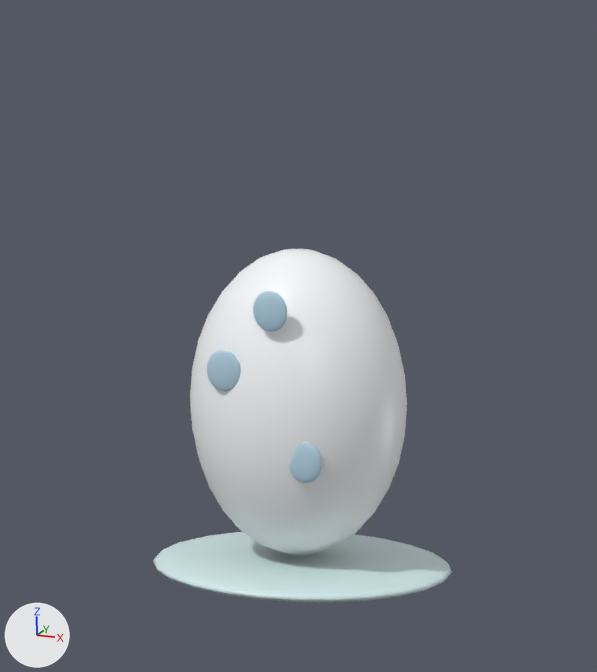
The Blender file art/pets/source/mystery-rest.blend: old version first, new version second.
Before and after are seen from the file's camera 'CP_Camera'. Arrows for +X, +Y and +Z are at lower left; the lights stay in place. The older version comes first.

In view in the first picture: 'Egg', 'EggSpot', 'EggSpot.001', 'EggSpot.002', 'Pedestal'.
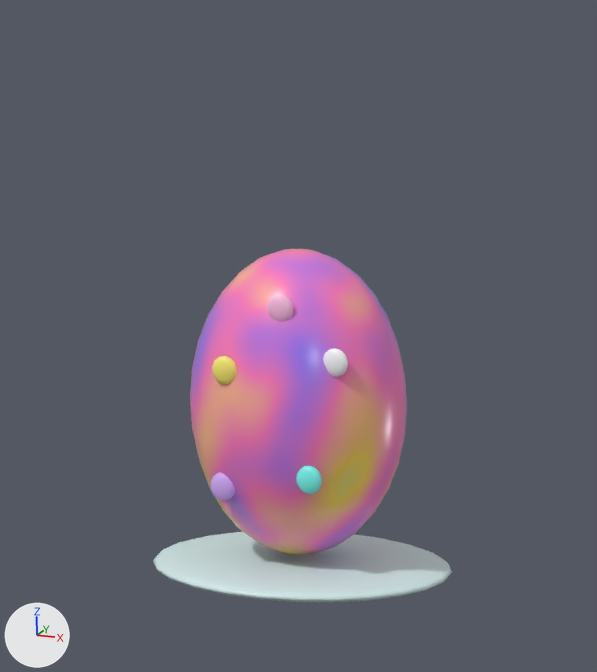
The change, as a diff of the scene's bpy script:
```diff
--- a/art/pets/source/mystery-rest.blend.py
+++ b/art/pets/source/mystery-rest.blend.py
@@ mat_classpets_rainbow_shell_v2 @@
+mat_classpets_rainbow_shell_v2 = bpy.data.materials.new('ClassPets_rainbow_shell_v2')
+# nodes: BsdfPrincipled, OutputMaterial, TexNoise, ValToRGB
+# colours: cyan #6fe5f9, purple #9976f6, pink #ff7cbd, yellow #ffda59, cyan #76f7d7
@@ me_sphere_001 @@
 me_sphere_001.from_pydata(...)  # 362 vertices, 384 faces; spans x -1.0..1.0, y -1.0..1.0, z -1.0..1.0
 # used by ob_egg; location = (0.0, 0.0, 1.03); scale = (0.6, 0.53, 0.85)
+# me_sphere_001 part 1: 384 faces spanning x -1.0..1.0, y -1.0..1.0, z -1.0..1.0 switch from mat_classpets_mystery_light (white #fafdff) to mat_classpets_rainbow_shell_v2
@@ me_sphere_003 @@
 me_sphere_003.from_pydata(...)  # 362 vertices, 384 faces; spans x -1.0..1.0, y -1.0..1.0, z -1.0..1.0
-me_sphere_003.materials.append(mat_classpets_mystery)  # blue #b5d4e6
+me_sphere_003.materials.append(mat_classpets_candy_spot_1)  # cyan #7cf9f1
@@ ob_eggspot @@
-ob_eggspot = bpy.data.objects.new('EggSpot', me_sphere_002)
@@ ob_eggspot_001 @@
 ob_eggspot_001 = bpy.data.objects.new('EggSpot.001', me_sphere_003)
-ob_eggspot_001.location = (0.22, -0.48, 0.83)
-ob_eggspot_001.scale = (0.1, 0.025, 0.115)
+ob_eggspot_001.location = (0.24, -0.464, 0.73)
+ob_eggspot_001.scale = (0.073, 0.032, 0.079)
@@ ob_eggspot_002 @@
-ob_eggspot_002 = bpy.data.objects.new('EggSpot.002', me_sphere_004)
@@ ob_candyspot_004 @@
+ob_candyspot_004 = bpy.data.objects.new('CandySpot.004', me_sphere_006)  # a UV sphere (24 segments, 16 rings, poles along z) spanning x -1.0..1.0, y -1.0..1.0, z -1.0..1.0; in mat_classpets_candy_spot_4 (white #fdfcff)
+ob_candyspot_004.location = (0.36, -0.38, 1.38)
+ob_candyspot_004.scale = (0.073, 0.032, 0.079)
@@ ob_candyspot_003 @@
+ob_candyspot_003 = bpy.data.objects.new('CandySpot.003', me_sphere_005)  # a UV sphere (24 segments, 16 rings, poles along z) spanning x -1.0..1.0, y -1.0..1.0, z -1.0..1.0; in mat_classpets_candy_spot_3 (purple #d7adff)
+ob_candyspot_003.location = (-0.28, -0.413, 0.63)
+ob_candyspot_003.scale = (0.073, 0.032, 0.079)
@@ ob_candyspot_002 @@
+ob_candyspot_002 = bpy.data.objects.new('CandySpot.002', me_sphere_004_1)  # a UV sphere (24 segments, 16 rings, poles along z) spanning x -1.0..1.0, y -1.0..1.0, z -1.0..1.0; in mat_classpets_candy_spot_2 (pink #ffbfe3)
+ob_candyspot_002.location = (0.04, -0.377, 1.65)
+ob_candyspot_002.scale = (0.073, 0.032, 0.079)
@@ ob_candyspot @@
+ob_candyspot = bpy.data.objects.new('CandySpot', me_sphere_002_1)  # a UV sphere (24 segments, 16 rings, poles along z) spanning x -1.0..1.0, y -1.0..1.0, z -1.0..1.0; in mat_classpets_candy_spot_0 (yellow #ffed76)
+ob_candyspot.location = (-0.25, -0.467, 1.3)
+ob_candyspot.scale = (0.073, 0.032, 0.079)
```

Location of each change, [x1, y1, x2, y2] in pixels of the pictures (597 x 672 px):
'EggSpot.001', recoloured, moved, rescaled (21% narrower, 31% shorter)
    before: [289, 442, 322, 483]
    after: [296, 466, 322, 494]
'EggSpot.002', deleted (blue)
    before: [253, 291, 287, 332]
'EggSpot', deleted (blue)
    before: [207, 350, 241, 391]
'CandySpot', added (yellow)
    after: [212, 356, 237, 384]
'CandySpot.002', added (pink)
    after: [268, 295, 293, 322]
'CandySpot.004', added
    after: [323, 348, 348, 377]
'CandySpot.003', added (purple)
    after: [210, 472, 235, 501]
part 1 of me_sphere_001, recoloured (darker)
    both: [190, 249, 407, 555]
